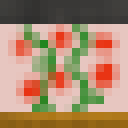
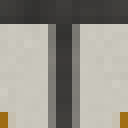
Layers edited between the first and the second 128 x 128 image:
added layer "Inside horizontal wall copy" above "Layer 6 copy 3" over bbox(0, 0, 128, 128)
added layer "Layer 7 copy 3" above "Inside vertical wall" over bbox(0, 0, 128, 128)
added layer "Inside vertical wall" above "Layer 8 copy" over bbox(0, 0, 128, 128)
added layer "Layer 6 copy" above "Inside horizontal wall" over bbox(0, 0, 128, 128)
hid "Inside horizontal wall" over bbox(0, 0, 128, 128)
hid "Layer 8" over bbox(0, 0, 128, 128)
